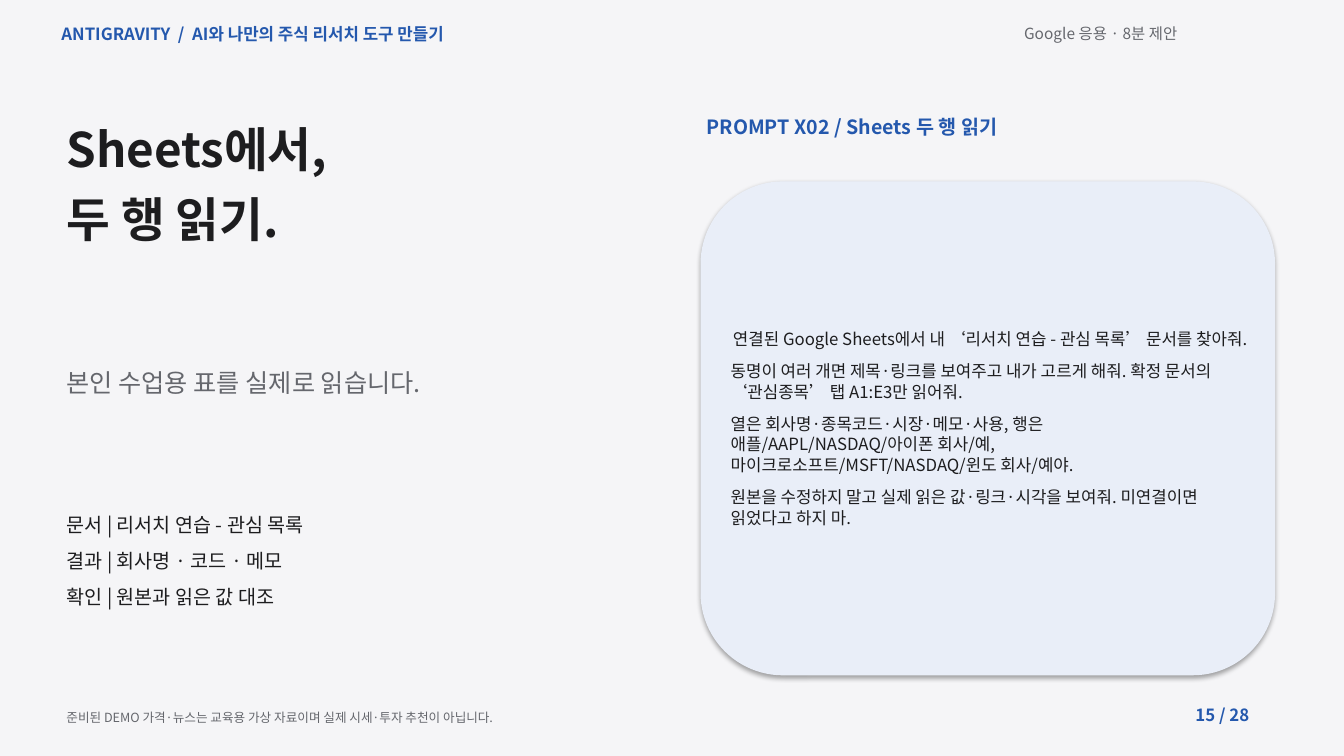
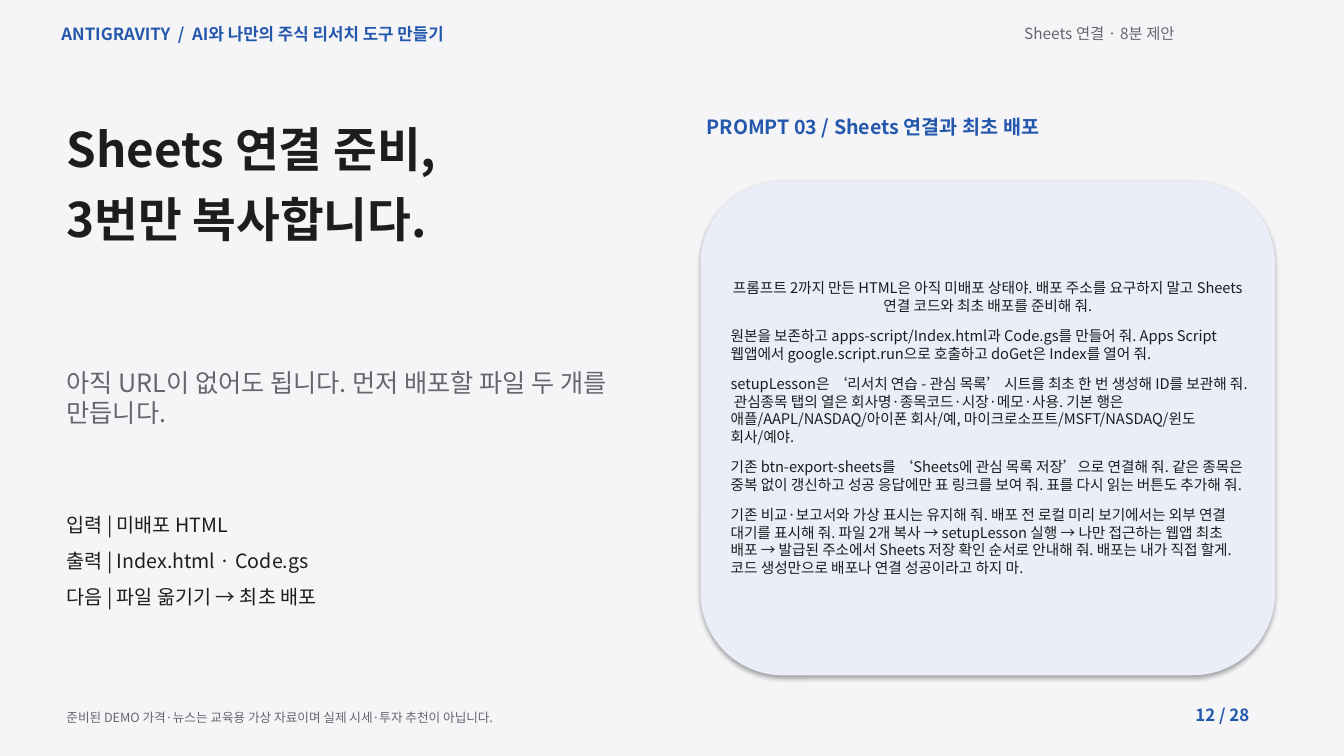
Before and after one commit to elect94/reportsol, a slide deck: slide 12 of materials/lecture.pptx (slide 15 before the commit). Drawn at 1344x756 pixels with LibreOffice and Linux fonts; fonts in the diff are those of the drawing. Boxes give left, top, right and bottom in pixels: in the first picture for what was removed or moved away, otherwise in the second. Text is boxed around its words. In the diff, an @@ line names an element or a change of style, - is before the commit and + after.

```diff
--- a/materials/lecture.pptx
+++ b/materials/lecture.pptx
@@ text at [1024, 26, 1174, 40]: text changed @@
-Google 응용 · 8분 제안
+Sheets 연결 · 8분 제안
@@ text at [707, 117, 1039, 136]: text changed @@
-PROMPT X02 / Sheets 두 행 읽기
+PROMPT 03 / Sheets 연결과 최초 배포
@@ text at [66, 127, 436, 242]: text changed @@
-Sheets에서,
-두 행 읽기.
+Sheets 연결 준비,
+3번만 복사합니다.
@@ text in rounded rectangle at [731, 281, 1248, 574]: text changed; size 12 to 10.5 pt @@
-연결된 Google Sheets에서 내 ‘리서치 연습 - 관심 목록’ 문서를 찾아줘.
-동명이 여러 개면 제목·링크를 보여주고 내가 고르게 해줘. 확정 문서의 ‘관심종목’ 탭 A1:E3만 읽어줘.
-열은 회사명·종목코드·시장·메모·사용, 행은 애플/AAPL/NASDAQ/아이폰 회사/예, 마이크로소프트/MSFT/NASDAQ/윈도 회사/예야.
-원본을 수정하지 말고 실제 읽은 값·링크·시각을 보여줘. 미연결이면 읽었다고 하지 마.
+프롬프트 2까지 만든 HTML은 아직 미배포 상태야. 배포 주소를 요구하지 말고 Sheets 연결 코드와 최초 배포를 준비해 줘.
+원본을 보존하고 apps-script/Index.html과 Code.gs를 만들어 줘. Apps Script 웹앱에서 google.script.run으로 호출하고 doGet은 Index를 열어 줘.
+setupLesson은 ‘리서치 연습 - 관심 목록’ 시트를 최초 한 번 생성해 ID를 보관해 줘. 관심종목 탭의 열은 회사명·종목코드·시장·메모·사용. 기본 행은 애플/AAPL/NASDAQ/아이폰 회사/예, 마이크로소프트/MSFT/NASDAQ/윈도 회사/예야.
+기존 btn-export-sheets를 ‘Sheets에 관심 목록 저장’으로 연결해 줘. 같은 종목은 중복 없이 갱신하고 성공 응답에만 표 링크를 보여 줘. 표를 다시 읽는 버튼도 추가해 줘.
+기존 비교·보고서와 가상 표시는 유지해 줘. 배포 전 로컬 미리 보기에서는 외부 연결 대기를 표시해 줘. 파일 2개 복사 → setupLesson 실행 → 나만 접근하는 웹앱 최초 배포 → 발급된 주소에서 Sheets 저장 확인 순서로 안내해 줘. 배포는 내가 직접 할게. 코드 생성만으로 배포나 연결 성공이라고 하지 마.
@@ text at [66, 371, 607, 424]: text changed @@
-본인 수업용 표를 실제로 읽습니다.
+아직 URL이 없어도 됩니다. 먼저 배포할 파일 두 개를 만듭니다.
@@ text at [66, 515, 316, 606]: text changed @@
-문서 | 리서치 연습 - 관심 목록
-결과 | 회사명 · 코드 · 메모
-확인 | 원본과 읽은 값 대조
+입력 | 미배포 HTML
+출력 | Index.html · Code.gs
+다음 | 파일 옮기기 → 최초 배포
@@ text at [1195, 708, 1249, 721]: text changed @@
-15 / 28
+12 / 28
```
Also in this commit, not shown: 21 other slides changed, 1 slide added, 1 slide removed, 24 other files.
